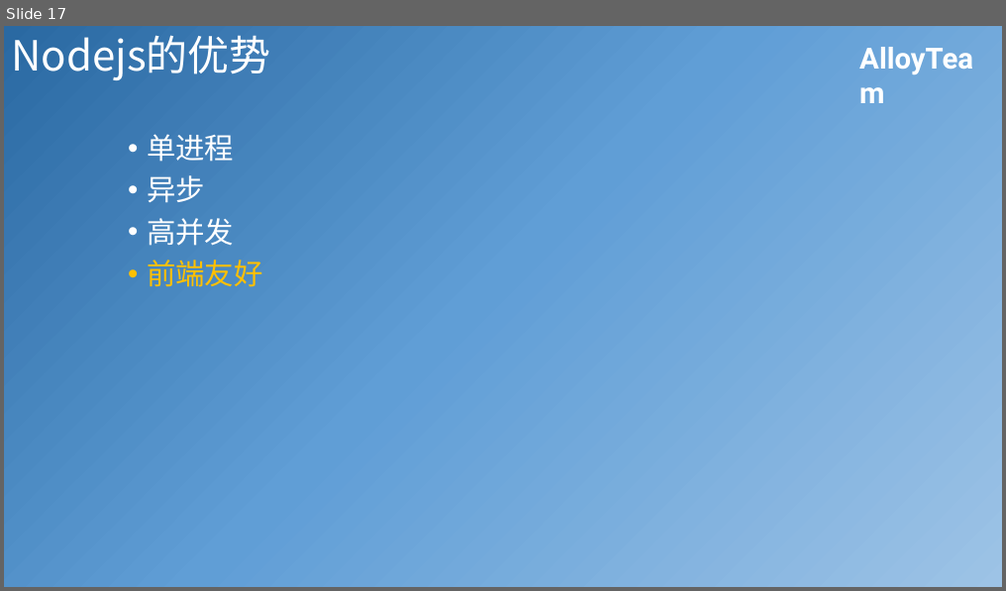
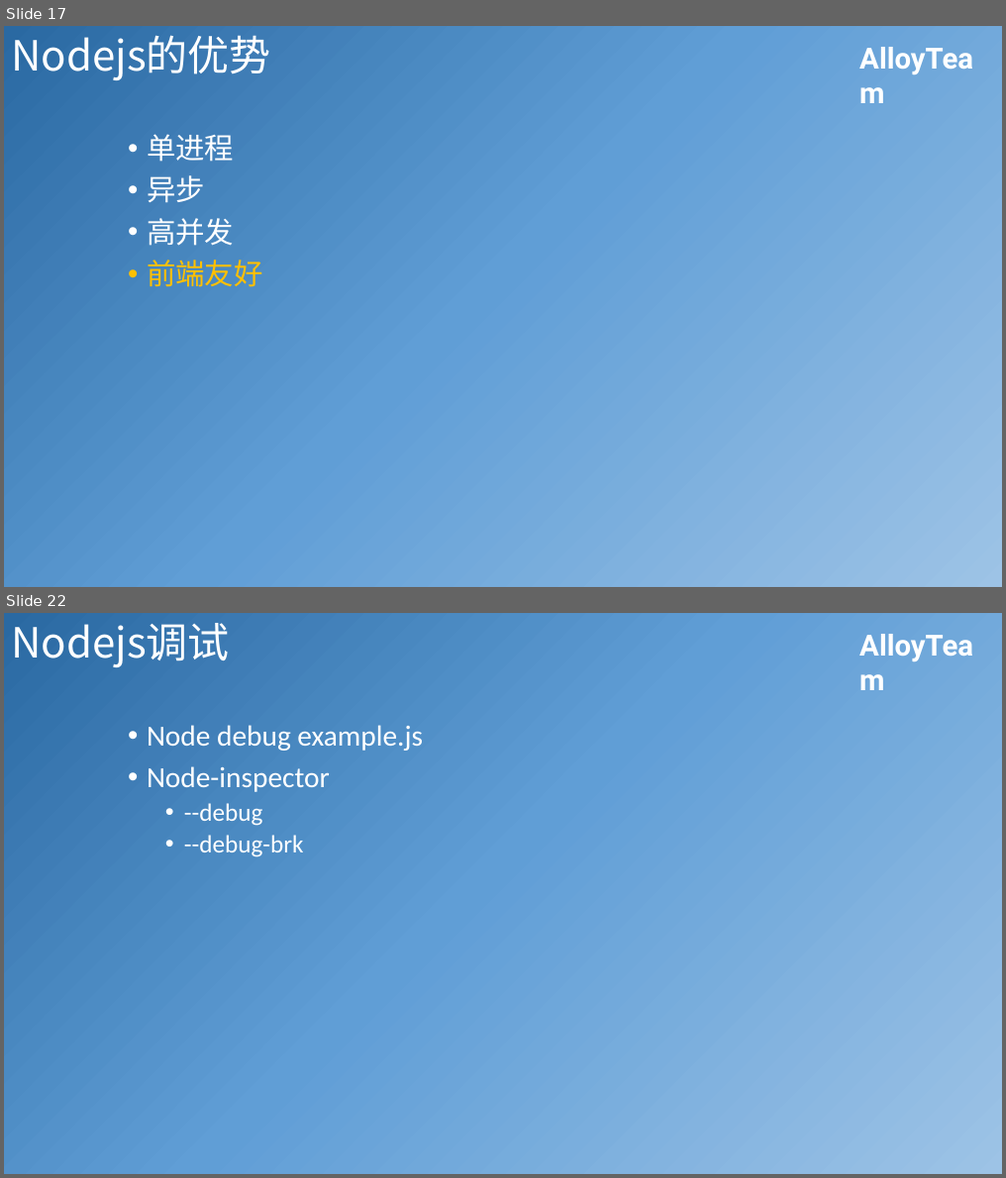
Before and after one commit to JiangJie/ppt, a slide deck: 2015-06/Nodejs基础分享.pptx. Shown one above the other, each under a label of ours: slide 17 before the commit, slides 17 and 22 after it; the slides between them are not shown. The pictures are 1006x591 and 1006x1178 pixels, drawn with LibreOffice and Linux fonts; fonts in the diff are those of the drawing; background and template pictures are left out. Boxes give left, top, right and bottom in pixels: in the first picture for what was removed or moved away, otherwise in the second. Text is boxed around its words. In the diff, an @@ line names an element or a change of style, - is before the commit and + after.

```diff
--- a/2015-06/Nodejs基础分享.pptx
+++ b/2015-06/Nodejs基础分享.pptx
@@ slide 22 added at (4, 613, 1002, 1174), background gradient #2A69A2 to #609ED6 to #9DC3E6; not listed: 1 template element that a slide beside it also shows @@
@@ title added at (12, 623, 230, 667), 40 pt, text #FFFFFF @@
+Nodejs调试
@@ text added at (147, 725, 423, 858), 28 pt, text #FFFFFF @@
+• Node debug example.js
+• Node-inspector
+  • --debug
+  • --debug-brk
```
Also in this commit, not shown: 5 slides changed, 3 other slides added.
